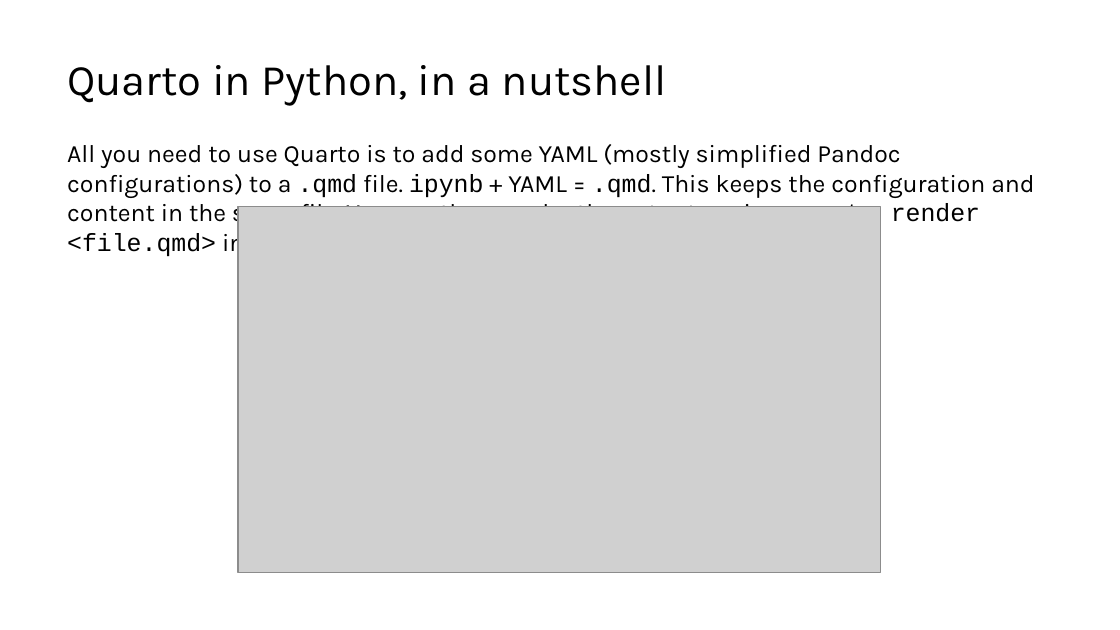
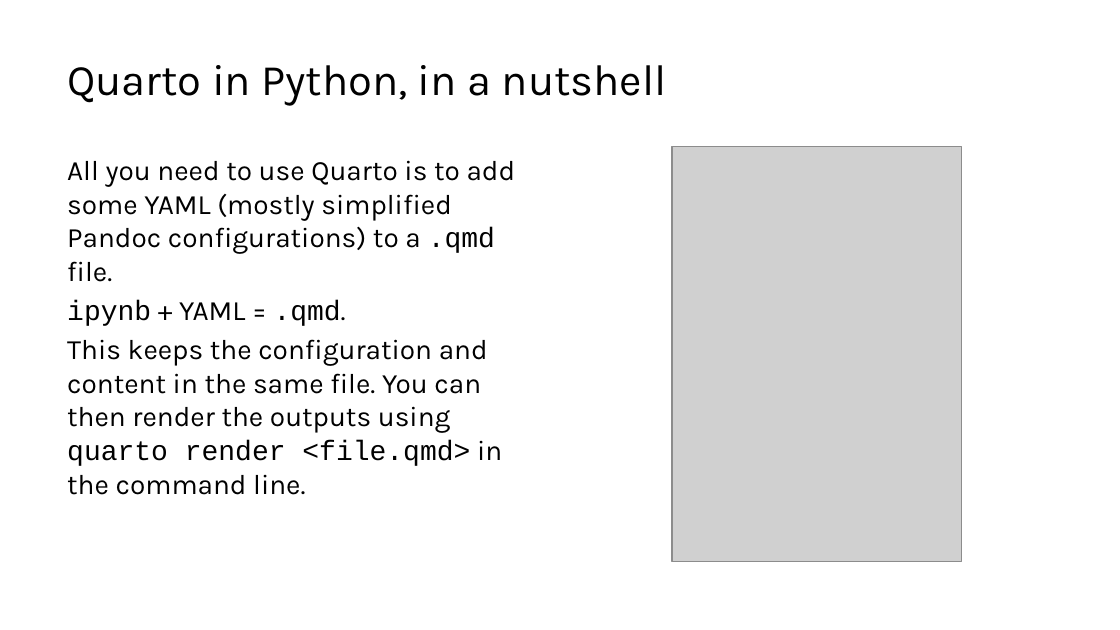
Before and after one commit to lucas-a-meyer/using-quarto, a slide deck: slide 9 of docs/presentation-orig.pptx. Drawn at 1120x630 pixels with LibreOffice and Linux fonts; fonts in the diff are those of the drawing; grey boxes stand for pictures. Boxes give left, top, right and bottom in pixels: in the first picture for what was removed or moved away, otherwise in the second. Text is boxed around its words. In the diff, an @@ line names an element or a change of style, - is before the commit and + after.

```diff
--- a/docs/presentation-orig.pptx
+++ b/docs/presentation-orig.pptx
@@ picture added at [672, 147, 961, 562] @@
@@ text at [67, 160, 516, 495]: text changed; size 16 to 18 pt @@
-All you need to use Quarto is to add some YAML (mostly simplified Pandoc configurations) to a .qmd file. ipynb + YAML = .qmd. This keeps the configuration and content in the same file. You can then render the outputs using quarto render <file.qmd> in the command line.
+All you need to use Quarto is to add some YAML (mostly simplified Pandoc configurations) to a .qmd file.
+ipynb + YAML = .qmd.
+This keeps the configuration and content in the same file. You can then render the outputs using quarto render <file.qmd> in the command line.
@@ picture removed at [237, 207, 880, 572] @@
```
Also in this commit, not shown: 2 other slides changed, 10 other files.
